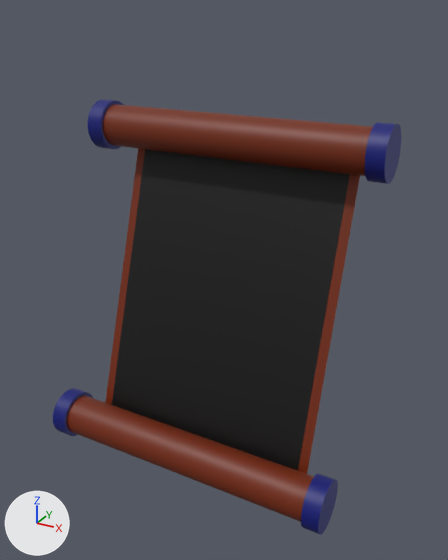
The Blender file technical_task_scroll/blender/scroll.blend as it was, and as the next commit left it.
Camera for both pictures: a 50 mm lens placed at (25.5, -45.8, 24.6), pointed at (1.4, -1.8, 2.6). The lights are fixed; the arrows at lower left show +X, +Y and +Z.

Objects in the first picture: 'Border', 'Dragon_tips', 'Dragon_tips_2', 'Dragon_tips_3', 'Dragon_tips_4', 'Plank_1', 'Plank_2', 'Scroll_active_area'.
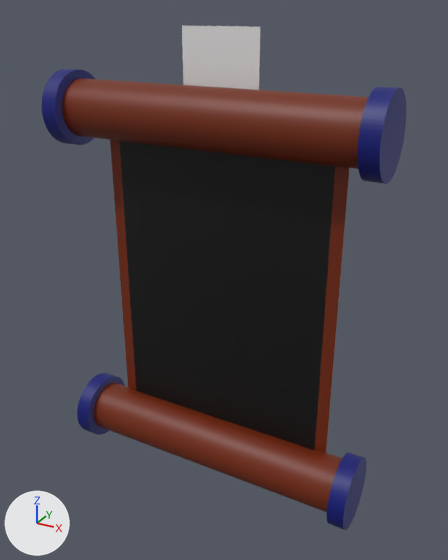
The change, as a diff of the scene's bpy script:
```diff
--- a/technical_task_scroll/blender/scroll.blend.py
+++ b/technical_task_scroll/blender/scroll.blend.py
@@ me_plane_001 @@
+me_plane_001.from_pydata([(-100.0, -100.0, 0.0), (100.0, -100.0, 0.0), (-100.0, 100.0, 0.0), (100.0, 100.0, 0.0)], [], [(0, 1, 3, 2)])
@@ ob_scroll_active_area @@
 ob_scroll_active_area.location = (0.31, -0.96, 0.13)
-ob_scroll_active_area.rotation_euler = (-0.314, 0.0, 0.0)  # degrees (-18, 0, 0)
 ob_scroll_active_area.scale = (10.2, 0.0675, 13.6)
@@ ob_plank_2 @@
 ob_plank_2 = bpy.data.objects.new('Plank_2', me_cylinder_002)
-ob_plank_2.location = (0.13, -7.09, -13.03)
+ob_plank_2.location = (0.13, -1.88, -15.34)
 ob_plank_2.rotation_euler = (1.571, 0.314, 1.571)  # degrees (90, 18, 90)
-ob_plank_2.scale = (1.9, 1.9, 12.5)
+ob_plank_2.scale = (2.5, 2.5, 13.2)
@@ ob_border @@
 ob_border = bpy.data.objects.new('Border', me_cube_002)
-ob_border.location = (0.31, -0.93, 0.12)
-ob_border.rotation_euler = (-0.314, 0.0, 0.0)  # degrees (-18, 0, 0)
-ob_border.scale = (11.0, 0.05, 13.6)
+ob_border.location = (0.31, -0.87, 0.54)
+ob_border.scale = (11.2, 0.05, 13.6)
@@ ob_dragon_tips @@
 ob_dragon_tips = bpy.data.objects.new('Dragon_tips', me_cylinder_001)
-ob_dragon_tips.location = (13.31, 1.81, 14.37)
+ob_dragon_tips.location = (14.13, -1.99, 16.39)
 ob_dragon_tips.rotation_euler = (1.571, 0.314, 1.571)  # degrees (90, 18, 90)
-ob_dragon_tips.scale = (2.25, 2.25, 0.75)
+ob_dragon_tips.scale = (3.25, 3.25, 0.75)
@@ ob_plank_1 @@
 ob_plank_1 = bpy.data.objects.new('Plank_1', me_cylinder_004)
-ob_plank_1.location = (0.13, 1.82, 14.38)
+ob_plank_1.location = (0.13, -1.88, 16.41)
 ob_plank_1.rotation_euler = (1.571, 0.314, 1.571)  # degrees (90, 18, 90)
-ob_plank_1.scale = (1.9, 1.9, 12.5)
+ob_plank_1.scale = (2.5, 2.5, 13.2)
@@ ob_dragon_tips_4 @@
 ob_dragon_tips_4 = bpy.data.objects.new('Dragon_tips_4', me_cylinder_005)
-ob_dragon_tips_4.location = (-13.12, 1.81, 14.37)
+ob_dragon_tips_4.location = (-13.88, -1.99, 16.39)
 ob_dragon_tips_4.rotation_euler = (1.571, 0.314, 1.571)  # degrees (90, 18, 90)
-ob_dragon_tips_4.scale = (2.25, 2.25, 0.75)
+ob_dragon_tips_4.scale = (3.25, 3.25, 0.75)
@@ ob_dragon_tips_2 @@
 ob_dragon_tips_2 = bpy.data.objects.new('Dragon_tips_2', me_cylinder_006)
-ob_dragon_tips_2.location = (-13.12, -7.09, -13.04)
+ob_dragon_tips_2.location = (-13.82, -1.99, -15.36)
 ob_dragon_tips_2.rotation_euler = (1.571, 0.314, 1.571)  # degrees (90, 18, 90)
-ob_dragon_tips_2.scale = (2.25, 2.25, 0.75)
+ob_dragon_tips_2.scale = (3.25, 3.25, 0.75)
@@ ob_dragon_tips_3 @@
 ob_dragon_tips_3 = bpy.data.objects.new('Dragon_tips_3', me_cylinder_007)
-ob_dragon_tips_3.location = (13.31, -7.09, -13.04)
+ob_dragon_tips_3.location = (14.16, -1.99, -15.36)
 ob_dragon_tips_3.rotation_euler = (1.571, 0.314, 1.571)  # degrees (90, 18, 90)
-ob_dragon_tips_3.scale = (2.25, 2.25, 0.75)
+ob_dragon_tips_3.scale = (3.25, 3.25, 0.75)
@@ ob_dragon @@
+ob_dragon = bpy.data.objects.new('Dragon', me_plane_001)
+ob_dragon.location = (0.0, 0.0, 19.27)
+ob_dragon.rotation_euler = (1.571, -1.571, 0.0)  # degrees (90, -90, 0)
+ob_dragon.scale = (0.04, 0.035, 1.0)
```

What differs and where, as boxes (x1, y1, x2, y2) in the pictures (448 x 560 px):
'Scroll_active_area', turned: before (112, 149, 350, 471); after (120, 141, 335, 450)
'Plank_1', moved, rescaled (14% wider, 26% taller): before (103, 104, 373, 176); after (62, 78, 369, 169)
'Plank_2', moved, rescaled: before (67, 396, 314, 522); after (94, 382, 342, 512)
'Border', moved, rescaled, turned: before (105, 148, 360, 474); after (110, 140, 349, 454)
'Dragon', added: after (182, 26, 260, 90)
'Dragon_tips', moved, rescaled (35% wider, 56% taller): before (365, 122, 401, 184); after (357, 87, 406, 184)
'Dragon_tips_3', moved, rescaled (8% wider, 30% taller): before (301, 474, 338, 534); after (327, 452, 367, 530)
'Dragon_tips_4', moved, rescaled (46% wider, 54% taller): before (88, 100, 124, 149); after (42, 69, 95, 145)
'Dragon_tips_2', moved, rescaled (20% wider, 29% taller): before (53, 388, 93, 436); after (77, 373, 125, 435)
